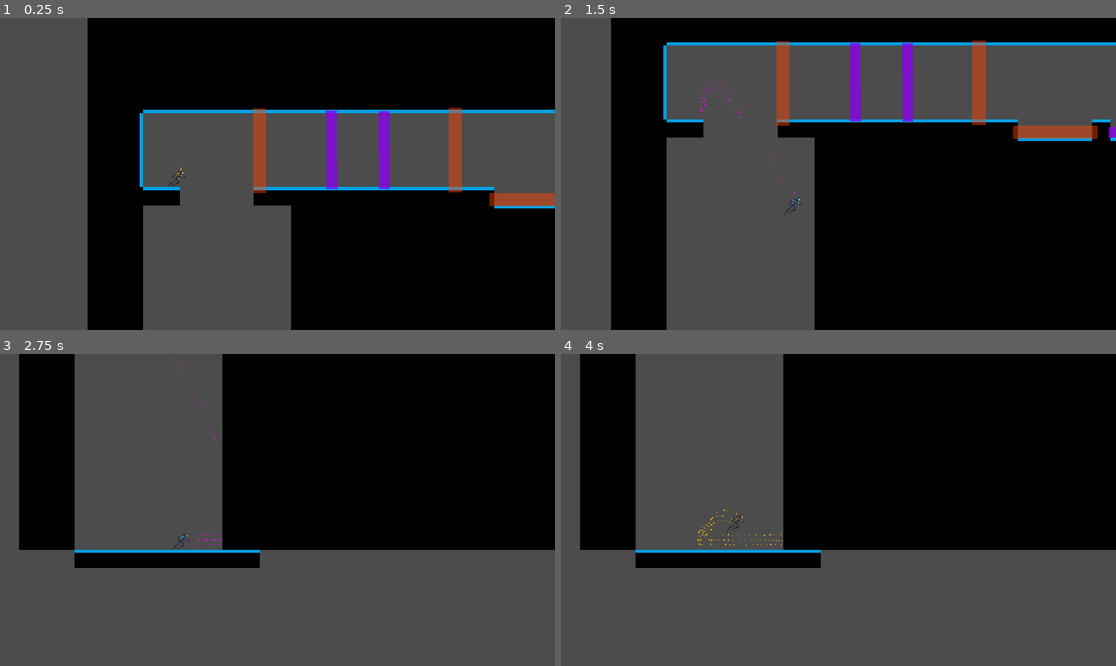
Above: before the commit, frames 1-4 (two rows, left to right).
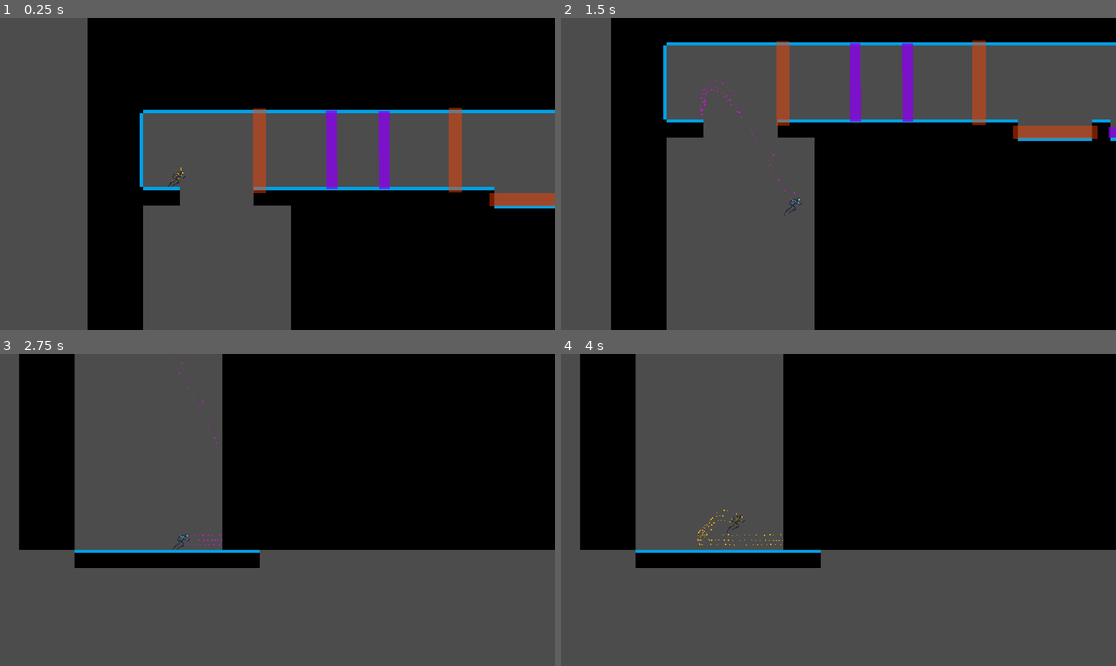
Above: after the commit, the same moments.

Repository: TheChriggu/Speedware
Game: Godot game, scene res://Scenes/MainTestScene.tscn
Two runs of this game, one before a commit and one after it. Both use one fixed random seed, a clock stepped at 60 frames per second and the inputs below. Before the commit the project starts from res://MainTestScene.tscn.
Inputs (mouse positions are in pixels of both pictures, inside the frame that each line leads up to):
- Up to frame 1 (0.25 s): no input
- Up to frame 2 (1.5 s): tap Enter at 0.5 s; move the mouse to (960, 158) at 0.52 s; hold Space (jump) 0.53-1.28 s; hold D (move_right) from 0.53 s (still down); move the mouse to (727, 189) at 1.27 s; right-click (727, 189) at 1.35 s
- Up to frame 3 (2.75 s): tap Space (jump) at 1.52, 1.55, 1.82 s; move the mouse to (333, 441) at 2.02 s; release D (move_right) at 2.03 s; hold A (move_left) from 2.03 s (still down); hold Space (jump) from 2.03 s (still down)
- Up to frame 4 (4 s): move the mouse to (810, 572) at 2.77 s; release A (move_left) at 2.78 s; release Space (jump) at 2.78 s; hold D (move_right) from 2.78 s (still down); right-click (810, 572) at 2.85 s; tap Space (jump) at 3.02, 3.05, 3.32 s; move the mouse to (1005, 556) at 3.52 s; hold Space (jump) from 3.53 s (still down)

The runs differ from the first frame. In frame 2, 0.1% of the frame differs, in the area x 18-99%, y 8-34%; in frame 3, less than 0.1%; in frame 4, less than 0.1%.

Commit message:
Cleaned up most of the files, made a folder structure in the project, some scenes may need their dependencies

Diff:
--- a/GDBaukasten.tscn
+++ /dev/null
@@ -1,54 +0,0 @@
-[gd_scene load_steps=6 format=2]
-
-[ext_resource path="res://Grey_Background.jpg" type="Texture" id=1]
-[ext_resource path="res://tileset.tres" type="TileSet" id=2]
-[ext_resource path="res://player.tscn" type="PackedScene" id=3]
-[ext_resource path="res://LaserOrange.tscn" type="PackedScene" id=4]
-[ext_resource path="res://LaserPurple.tscn" type="PackedScene" id=5]
-
-
-
-
-[node name="GDBaukasten" type="Node" index="0"]
-
-[node name="Sprite" type="Sprite" parent="." index="0"]
-
-position = Vector2( 6354.61, 1522.91 )
-scale = Vector2( 8.97323, 2.90136 )
-texture = ExtResource( 1 )
-
-[node name="TileMap" type="TileMap" parent="." index="1"]
-
-mode = 0
-tile_set = ExtResource( 2 )
-cell_size = Vector2( 64, 64 )
-cell_quadrant_size = 16
-cell_custom_transform = Transform2D( 1, 0, 0, 1, 0, 0 )
-cell_half_offset = 2
-cell_tile_origin = 0
-cell_y_sort = false
-cell_clip_uv = false
-collision_use_kinematic = false
-collision_friction = 1.0
-collision_bounce = 0.0
-collision_layer = 3
-collision_mask = 1
-occluder_light_mask = 1
-format = 1
-tile_data = PoolIntArray( 393217, 0, 0, 393218, 0, 0, 393219, 0, 0, 393220, 0, 0, 393221, 0, 0, 393222, 0, 0, 393223, 0, 0, 393224, 0, 0, 393225, 0, 0, 393226, 0, 0, 393227, 0, 0, 393228, 0, 0, 393229, 0, 0, 393230, 0, 0, 393231, 0, 0, 393232, 0, 0, 393233, 0, 0, 393234, 0, 0, 393235, 0, 0 )
-_sections_unfolded = [ "Collision" ]
-
-[node name="player" parent="." index="2" instance=ExtResource( 3 )]
-
-position = Vector2( 411.692, 303.116 )
-
-[node name="Lasers" type="Node2D" parent="." index="3"]
-
-[node name="LaserGruen" parent="Lasers" index="0" instance=ExtResource( 4 )]
-
-position = Vector2( -706.931, -463.154 )
-
-[node name="LaserRot" parent="Lasers" index="1" instance=ExtResource( 5 )]
-
-position = Vector2( -855.427, -464.511 )
-scale = Vector2( 0.0108389, 0.0941202 )
--- a/ColorBar.tscn
+++ b/Scenes/ColorBar.tscn
@@ -1,8 +1,11 @@
 [gd_scene load_steps=12 format=2]
 
-[ext_resource path="res://Orange_Background.jpg" type="Texture" id=1]
-[ext_resource path="res://ColorSwitchBars.gd" type="Script" id=2]
-[ext_resource path="res://Purple_Background.png" type="Texture" id=3]
+[ext_resource path="res://Images/Orange_Background.jpg" type="Texture" id=1]
+[ext_resource path="res://Scripts/ColorSwitchBars.gd" type="Script" id=2]
+[ext_resource path="res://Images/Purple_Background.png" type="Texture" id=3]
+
+
+
 
 [sub_resource type="Animation" id=1]
 
--- a/KonstantinsTest.tscn
+++ b/Scenes/KonstantinsTest.tscn
@@ -1,12 +1,12 @@
 [gd_scene load_steps=8 format=2]
 
-[ext_resource path="res://White_Background.jpg" type="Texture" id=1]
-[ext_resource path="res://LaserPurple.tscn" type="PackedScene" id=2]
-[ext_resource path="res://LaserOrange.tscn" type="PackedScene" id=3]
-[ext_resource path="res://tileset.tres" type="TileSet" id=4]
-[ext_resource path="res://playerKinematic.tscn" type="PackedScene" id=5]
-[ext_resource path="res://PauseMenu.tscn" type="PackedScene" id=6]
-[ext_resource path="res://ColorBar.tscn" type="PackedScene" id=7]
+[ext_resource path="res://Images/White_Background.jpg" type="Texture" id=1]
+[ext_resource path="res://Scenes/LaserPurple.tscn" type="PackedScene" id=2]
+[ext_resource path="res://Scenes/LaserOrange.tscn" type="PackedScene" id=3]
+[ext_resource path="res://TileSetPlaceholder.tres" type="TileSet" id=4]
+[ext_resource path="res://Scenes/playerKinematic.tscn" type="PackedScene" id=5]
+[ext_resource path="res://Scenes/PauseMenu.tscn" type="PackedScene" id=6]
+[ext_resource path="res://Scenes/ColorBar.tscn" type="PackedScene" id=7]
 
 [node name="Node" type="Node" index="0"]
 
--- a/LaserOrange.tscn
+++ b/Scenes/LaserOrange.tscn
@@ -1,6 +1,6 @@
 [gd_scene load_steps=3 format=2]
 
-[ext_resource path="res://Orange_Background.jpg" type="Texture" id=1]
+[ext_resource path="res://Images/Orange_Background.jpg" type="Texture" id=1]
 
 [sub_resource type="RectangleShape2D" id=1]
 
--- a/LaserPurple.tscn
+++ b/Scenes/LaserPurple.tscn
@@ -1,6 +1,6 @@
 [gd_scene load_steps=3 format=2]
 
-[ext_resource path="res://Purple_Background.png" type="Texture" id=1]
+[ext_resource path="res://Images/Purple_Background.png" type="Texture" id=1]
 
 [sub_resource type="RectangleShape2D" id=1]
 
--- a/MainTestScene.tscn
+++ b/Scenes/MainTestScene.tscn
@@ -1,10 +1,10 @@
 [gd_scene load_steps=6 format=2]
 
-[ext_resource path="res://playerKinematic.tscn" type="PackedScene" id=1]
-[ext_resource path="res://tileset.tres" type="TileSet" id=2]
-[ext_resource path="res://LaserOrange.tscn" type="PackedScene" id=3]
-[ext_resource path="res://LaserPurple.tscn" type="PackedScene" id=4]
-[ext_resource path="res://PauseMenu.tscn" type="PackedScene" id=5]
+[ext_resource path="res://Scenes/playerKinematic.tscn" type="PackedScene" id=1]
+[ext_resource path="res://TileSetPlaceholder.tres" type="TileSet" id=2]
+[ext_resource path="res://Scenes/LaserOrange.tscn" type="PackedScene" id=3]
+[ext_resource path="res://Scenes/LaserPurple.tscn" type="PackedScene" id=4]
+[ext_resource path="res://Scenes/PauseMenu.tscn" type="PackedScene" id=5]
 
 [node name="stage" type="Node"]
 
@@ -40,8 +40,6 @@
 _sections_unfolded = [ "Collision", "Transform" ]
 
 [node name="Lasers" type="Node2D" parent="." index="2"]
-
-editor/display_folded = true
 
 [node name="LaserGruen" parent="Lasers" index="0" instance=ExtResource( 3 )]
 
--- a/PauseMenu.tscn
+++ b/Scenes/PauseMenu.tscn
@@ -1,9 +1,9 @@
 [gd_scene load_steps=3 format=2]
 
-[ext_resource path="res://Pause.gd" type="Script" id=1]
-[ext_resource path="res://01_ui_pause.png" type="Texture" id=2]
+[ext_resource path="res://Scripts/Pause.gd" type="Script" id=1]
+[ext_resource path="res://Images/01_ui_pause.png" type="Texture" id=2]
 
-[node name="PauseMenu" type="CanvasLayer"]
+[node name="PauseMenu" type="CanvasLayer" index="0"]
 
 pause_mode = 2
 layer = 2
--- a/level_physicsTest_01_Chris.tscn
+++ b/Scenes/level_physicsTest_01_Chris.tscn
@@ -1,14 +1,14 @@
 [gd_scene load_steps=8 format=2]
 
-[ext_resource path="res://White_Background.jpg" type="Texture" id=1]
-[ext_resource path="res://LaserPurple.tscn" type="PackedScene" id=2]
-[ext_resource path="res://LaserOrange.tscn" type="PackedScene" id=3]
-[ext_resource path="res://tileset.tres" type="TileSet" id=4]
-[ext_resource path="res://playerKinematic.tscn" type="PackedScene" id=5]
-[ext_resource path="res://ColorBar.tscn" type="PackedScene" id=6]
-[ext_resource path="res://PauseMenu.tscn" type="PackedScene" id=7]
+[ext_resource path="res://Images/White_Background.jpg" type="Texture" id=1]
+[ext_resource path="res://Scenes/LaserPurple.tscn" type="PackedScene" id=2]
+[ext_resource path="res://Scenes/LaserOrange.tscn" type="PackedScene" id=3]
+[ext_resource path="res://TileSetPlaceholder.tres" type="TileSet" id=4]
+[ext_resource path="res://Scenes/playerKinematic.tscn" type="PackedScene" id=5]
+[ext_resource path="res://Scenes/ColorBar.tscn" type="PackedScene" id=6]
+[ext_resource path="res://Scenes/PauseMenu.tscn" type="PackedScene" id=7]
 
-[node name="World" type="Node"]
+[node name="World" type="Node" index="0"]
 
 _sections_unfolded = [ "Pause" ]
 
--- a/playerKinematic.tscn
+++ b/Scenes/playerKinematic.tscn
@@ -1,8 +1,11 @@
 [gd_scene load_steps=9 format=2]
 
-[ext_resource path="res://playerKinematic.gd" type="Script" id=1]
-[ext_resource path="res://Char_Yellow.png" type="Texture" id=2]
-[ext_resource path="res://Char_Purple.png" type="Texture" id=3]
+[ext_resource path="res://Scripts/playerKinematic.gd" type="Script" id=1]
+[ext_resource path="res://Images/Char_Yellow.png" type="Texture" id=2]
+[ext_resource path="res://Images/Char_Purple.png" type="Texture" id=3]
+
+
+
 
 [sub_resource type="ParticlesMaterial" id=1]
 
--- a/tileset_edit.tscn
+++ b/Scenes/tileset_edit.tscn
@@ -1,6 +1,6 @@
 [gd_scene load_steps=2 format=2]
 
-[ext_resource path="res://tiles_demo.png" type="Texture" id=1]
+[ext_resource path="res://Images/tiles_demo.png" type="Texture" id=1]
 
 [node name="Node" type="Node"]
 
@@ -37,6 +37,7 @@
 
 [node name="edge" type="Sprite" parent="." index="1"]
 
+editor/display_folded = true
 position = Vector2( 64, 0 )
 texture = ExtResource( 1 )
 region_enabled = true
--- a/tileset.tres
+++ b/TileSetPlaceholder.tres
@@ -1,6 +1,6 @@
 [gd_resource type="TileSet" load_steps=15 format=2]
 
-[ext_resource path="res://tiles_demo.png" type="Texture" id=1]
+[ext_resource path="res://Images/tiles_demo.png" type="Texture" id=1]
 
 [sub_resource type="ConvexPolygonShape2D" id=1]
 
@@ -81,7 +81,7 @@
 "autotile_coord": Vector2( 0, 0 ),
 "one_way": false,
 "shape": SubResource( 1 ),
-"shape_transform": Transform2D( 1, 0, 0, 1, 32, 32 )
+"shape_transform": Transform2D( 1.01411, 0, 0, 1, 32.7226, 32 )
 } ]
 1/name = "edge"
 1/texture = ExtResource( 1 )
--- a/player.tscn
+++ /dev/null
@@ -1,457 +0,0 @@
-[gd_scene load_steps=19 format=2]
-
-[ext_resource path="res://player.gd" type="Script" id=1]
-[ext_resource path="res://StickmanWhite_Spritesheet.png" type="Texture" id=2]
-
-[sub_resource type="Gradient" id=1]
-
-offsets = PoolRealArray( 0, 1 )
-colors = PoolColorArray( 0.708353, 0.72498, 1, 1, 1, 1, 1, 0 )
-
-[sub_resource type="GradientTexture" id=2]
-
-flags = 4
-gradient = SubResource( 1 )
-width = 2048
-
-[sub_resource type="ParticlesMaterial" id=3]
-
-render_priority = 0
-trail_divisor = 1
-emission_shape = 0
-flag_align_y = false
-flag_rotate_y = false
-flag_disable_z = true
-spread = 65.84
-flatness = 0.0
-gravity = Vector3( 0, -15, 0 )
-initial_velocity = 10.14
-initial_velocity_random = 0.0
-angular_velocity = 200.0
-angular_velocity_random = 1.0
-orbit_velocity = 0.0
-orbit_velocity_random = 0.0
-linear_accel = 100.0
-linear_accel_random = 0.0
-radial_accel = 0.0
-radial_accel_random = 0.0
-tangential_accel = 0.0
-tangential_accel_random = 0.0
-damping = 0.0
-damping_random = 0.0
-angle = 0.0
-angle_random = 0.0
-scale = 1.0
-scale_random = 0.0
-color_ramp = SubResource( 2 )
-hue_variation = 0.0
-hue_variation_random = 0.0
-anim_speed = 0.0
-anim_speed_random = 0.0
-anim_offset = 0.0
-anim_offset_random = 0.0
-anim_loop = false
-
-[sub_resource type="Animation" id=4]
-
-length = 0.01
-loop = true
-step = 0.9
-tracks/0/type = "value"
-tracks/0/path = NodePath("sprite:frame")
-tracks/0/interp = 1
-tracks/0/loop_wrap = true
-tracks/0/imported = false
-tracks/0/enabled = true
-tracks/0/keys = {
-"times": PoolRealArray( 0 ),
-"transitions": PoolRealArray( 1 ),
-"update": 0,
-"values": [ 22 ]
-}
-
-[sub_resource type="Animation" id=5]
-
-length = 0.01
-loop = true
-step = 0.25
-tracks/0/type = "value"
-tracks/0/path = NodePath("sprite:frame")
-tracks/0/interp = 1
-tracks/0/loop_wrap = true
-tracks/0/imported = false
-tracks/0/enabled = true
-tracks/0/keys = {
-"times": PoolRealArray( 0 ),
-"transitions": PoolRealArray( 1 ),
-"update": 0,
-"values": [ 21 ]
-}
-
-[sub_resource type="Animation" id=6]
-
-length = 0.5
-loop = true
-step = 0.25
-tracks/0/type = "value"
-tracks/0/path = NodePath("sprite:frame")
-tracks/0/interp = 1
-tracks/0/loop_wrap = true
-tracks/0/imported = false
-tracks/0/enabled = true
-tracks/0/keys = {
-"times": PoolRealArray( 0 ),
-"transitions": PoolRealArray( 1 ),
-"update": 0,
-"values": [ 26 ]
-}
-
-[sub_resource type="Animation" id=7]
-
-length = 7.0
-loop = true
-step = 0.25
-tracks/0/type = "value"
-tracks/0/path = NodePath("sprite:frame")
-tracks/0/interp = 1
-tracks/0/loop_wrap = true
-tracks/0/imported = false
-tracks/0/enabled = true
-tracks/0/keys = {
-"times": PoolRealArray( 0, 1.25, 1.5, 2, 4.5, 4.75, 5, 5.25 ),
-"transitions": PoolRealArray( 1, 1, 1, 1, 1, 1, 1, 1 ),
-"update": 0,
-"values": [ 16, 17, 18, 16, 19, 20, 19, 16 ]
-}
-
-[sub_resource type="Animation" id=8]
-
-length = 0.5
-loop = true
-step = 0.25
-tracks/0/type = "value"
-tracks/0/path = NodePath("sprite:frame")
-tracks/0/interp = 1
-tracks/0/loop_wrap = true
-tracks/0/imported = false
-tracks/0/enabled = true
-tracks/0/keys = {
-"times": PoolRealArray( 0 ),
-"transitions": PoolRealArray( 1 ),
-"update": 0,
-"values": [ 25 ]
-}
-
-[sub_resource type="Animation" id=9]
-
-length = 0.5
-loop = true
-step = 0.25
-tracks/0/type = "value"
-tracks/0/path = NodePath("sprite:frame")
-tracks/0/interp = 1
-tracks/0/loop_wrap = true
-tracks/0/imported = false
-tracks/0/enabled = true
-tracks/0/keys = {
-"times": PoolRealArray( 0, 0.5, 1 ),
-"transitions": PoolRealArray( 1, 1, 1 ),
-"update": 0,
-"values": [ 23, 24, 23 ]
-}
-
-[sub_resource type="Animation" id=10]
-
-length = 0.5
-loop = true
-step = 0.25
-tracks/0/type = "value"
-tracks/0/path = NodePath("sprite:frame")
-tracks/0/interp = 1
-tracks/0/loop_wrap = true
-tracks/0/imported = false
-tracks/0/enabled = true
-tracks/0/keys = {
-"times": PoolRealArray( 0 ),
-"transitions": PoolRealArray( 1 ),
-"update": 0,
-"values": [ 26 ]
-}
-
-[sub_resource type="Animation" id=11]
-
-length = 1.6
-loop = true
-step = 0.03
-tracks/0/type = "value"
-tracks/0/path = NodePath("sprite:frame")
-tracks/0/interp = 1
-tracks/0/loop_wrap = true
-tracks/0/imported = false
-tracks/0/enabled = true
-tracks/0/keys = {
-"times": PoolRealArray( 0, 0.48, 0.71, 0.91, 1.16, 1.51 ),
-"transitions": PoolRealArray( 1, 1, 1, 1, 1, 1 ),
-"update": 0,
-"values": [ 0, 1, 2, 3, 4, 0 ]
-}
-
-[sub_resource type="Animation" id=12]
-
-length = 1.25
-loop = true
-step = 0.25
-tracks/0/type = "value"
-tracks/0/path = NodePath("sprite:frame")
-tracks/0/interp = 1
-tracks/0/loop_wrap = true
-tracks/0/imported = false
-tracks/0/enabled = true
-tracks/0/keys = {
-"times": PoolRealArray( 0, 0.25, 0.5, 0.75, 1, 1.25 ),
-"transitions": PoolRealArray( 1, 1, 1, 1, 1, 1 ),
-"update": 0,
-"values": [ 5, 6, 7, 8, 9, 5 ]
-}
-
-[sub_resource type="Animation" id=13]
-
-length = 1.25
-loop = true
-step = 0.25
-tracks/0/type = "value"
-tracks/0/path = NodePath("sprite:frame")
-tracks/0/interp = 1
-tracks/0/loop_wrap = true
-tracks/0/imported = false
-tracks/0/enabled = true
-tracks/0/keys = {
-"times": PoolRealArray( 0, 0.25, 0.5, 0.75, 1, 1.25 ),
-"transitions": PoolRealArray( 1, 1, 1, 1, 1, 1 ),
-"update": 0,
-"values": [ 10, 11, 12, 13, 14, 5 ]
-}
-
-[sub_resource type="RayShape2D" id=14]
-
-custom_solver_bias = 0.5
-length = 20.0
-
-[sub_resource type="Animation" id=15]
-
-resource_name = "switchToGreen"
-length = 1.0
-loop = false
-step = 0.1
-tracks/0/type = "value"
-tracks/0/path = NodePath(".:collision_mask")
-tracks/0/interp = 1
-tracks/0/loop_wrap = true
-tracks/0/imported = false
-tracks/0/enabled = true
-tracks/0/keys = {
-"times": PoolRealArray( 0 ),
-"transitions": PoolRealArray( 1 ),
-"update": 1,
-"values": [ 5 ]
-}
-tracks/1/type = "value"
-tracks/1/path = NodePath("sprite:modulate")
-tracks/1/interp = 1
-tracks/1/loop_wrap = true
-tracks/1/imported = false
-tracks/1/enabled = true
-tracks/1/keys = {
-"times": PoolRealArray( 0 ),
-"transitions": PoolRealArray( 1 ),
-"update": 0,
-"values": [ Color( 1, 0.540863, 0.00390625, 1 ) ]
-}
-tracks/2/type = "value"
-tracks/2/path = NodePath(".:collision_layer")
-tracks/2/interp = 1
-tracks/2/loop_wrap = true
-tracks/2/imported = false
-tracks/2/enabled = true
-tracks/2/keys = {
-"times": PoolRealArray( 0 ),
-"transitions": PoolRealArray( 1 ),
-"update": 1,
-"values": [ 5 ]
-}
-
-[sub_resource type="Animation" id=16]
-
-resource_name = "switchToRed"
-length = 1.0
-loop = false
-step = 0.1
-tracks/0/type = "value"
-tracks/0/path = NodePath(".:collision_layer")
-tracks/0/interp = 1
-tracks/0/loop_wrap = true
-tracks/0/imported = false
-tracks/0/enabled = true
-tracks/0/keys = {
-"times": PoolRealArray( 0 ),
-"transitions": PoolRealArray( 1 ),
-"update": 1,
-"values": [ 6 ]
-}
-tracks/1/type = "value"
-tracks/1/path = NodePath(".:collision_mask")
-tracks/1/interp = 1
-tracks/1/loop_wrap = true
-tracks/1/imported = false
-tracks/1/enabled = true
-tracks/1/keys = {
-"times": PoolRealArray( 0 ),
-"transitions": PoolRealArray( 1 ),
-"update": 1,
-"values": [ 6 ]
-}
-tracks/2/type = "value"
-tracks/2/path = NodePath("sprite:modulate")
-tracks/2/interp = 1
-tracks/2/loop_wrap = true
-tracks/2/imported = false
-tracks/2/enabled = true
-tracks/2/keys = {
-"times": PoolRealArray( 0 ),
-"transitions": PoolRealArray( 1 ),
-"update": 0,
-"values": [ Color( 0.664063, 0, 1, 1 ) ]
-}
-
-[node name="player" type="RigidBody2D"]
-
-input_pickable = false
-collision_layer = 5
-collision_mask = 5
-mode = 2
-mass = 3.0
-friction = 0.0
-bounce = 0.0
-gravity_scale = 1.0
-custom_integrator = true
-continuous_cd = 0
-contacts_reported = 3
-contact_monitor = false
-sleeping = false
-can_sleep = true
-linear_velocity = Vector2( 0, 0 )
-linear_damp = -1.0
-angular_velocity = 0.0
-angular_damp = -1.0
-script = ExtResource( 1 )
-_sections_unfolded = [ "Collision" ]
-WALK_ACCEL = 1500.0
-WALK_DEACCEL = 800.0
-WALK_MAX_VELOCITY = 400.0
-AIR_ACCEL = 1200.0
-AIR_DEACCEL = 200.0
-JUMP_VELOCITY = 200
-STOP_JUMP_FORCE = 600.0
-isGreen = true
-
-[node name="sprite" type="Sprite" parent="." index="0"]
-
-modulate = Color( 1, 0.540863, 0.00390625, 1 )
-texture = ExtResource( 2 )
-vframes = 2
-hframes = 16
-_sections_unfolded = [ "Animation", "Visibility" ]
-
-[node name="smoke" type="Particles2D" parent="sprite" index="0"]
-
-self_modulate = Color( 1, 1, 1, 0.26702 )
-position = Vector2( 20.7312, 3.21187 )
-rotation = -1.45648
-emitting = false
-amount = 8
-lifetime = 0.3
-one_shot = true
-preprocess = 0.0
-speed_scale = 1.0
-explosiveness = 1.0
-randomness = 0.0
-fixed_fps = 0
-fract_delta = true
-visibility_rect = Rect2( -100, -100, 200, 200 )
-local_coords = false
-draw_order = 97
-process_material = SubResource( 3 )
-texture = null
-normal_map = null
-h_frames = 1
-v_frames = 1
-
-[node name="anim" type="AnimationPlayer" parent="." index="1"]
-
-root_node = NodePath("..")
-autoplay = ""
-playback_process_mode = 1
-playback_default_blend_time = 0.0
-playback_speed = 1.0
-anims/crouch = SubResource( 4 )
-anims/falling = SubResource( 5 )
-anims/falling_weapon = SubResource( 6 )
-anims/idle = SubResource( 7 )
-anims/idle_weapon = SubResource( 8 )
-anims/jumping = SubResource( 9 )
-anims/jumping_weapon = SubResource( 10 )
-anims/run = SubResource( 11 )
-anims/run_weapon = SubResource( 12 )
-anims/standing_weapon_ready = SubResource( 13 )
-blend_times = [  ]
-_sections_unfolded = [ "Playback Options" ]
-
-[node name="camera" type="Camera2D" parent="." index="2"]
-
-position = Vector2( 283.471, -7.89832 )
-anchor_mode = 1
-rotating = false
-current = true
-zoom = Vector2( 1, 1 )
-limit_left = 0
-limit_top = 0
-limit_right = 10000000
-limit_bottom = 10000000
-limit_smoothed = false
-drag_margin_h_enabled = true
-drag_margin_v_enabled = true
-smoothing_enabled = false
-smoothing_speed = 5.0
-offset_v = 0.0
-offset_h = 0.0
-drag_margin_left = 0.2
-drag_margin_top = 0.2
-drag_margin_right = 0.2
-drag_margin_bottom = 0.2
-editor_draw_screen = true
-editor_draw_limits = false
-editor_draw_drag_margin = false
-
-[node name="CollisionShape2D" type="CollisionShape2D" parent="." index="3"]
-
-position = Vector2( 0.327437, -26.5395 )
-scale = Vector2( 1.28855, 1.76469 )
-shape = SubResource( 14 )
-
-[node name="CollisionPolygon2D" type="CollisionPolygon2D" parent="." index="4"]
-
-position = Vector2( -2.05371, 2.14639 )
-scale = Vector2( 1.44388, 1 )
-build_mode = 0
-polygon = PoolVector2Array( -3.40321, 20.2215, 2.09699, -22.0624, 5.21871, -18.1989, 2.54294, 20.0068 )
-
-[node name="AnimationPlayer" type="AnimationPlayer" parent="." index="5"]
-
-root_node = NodePath("..")
-autoplay = ""
-playback_process_mode = 1
-playback_default_blend_time = 0.0
-playback_speed = 1.0
-anims/switchToGreen = SubResource( 15 )
-anims/switchToRed = SubResource( 16 )
-blend_times = [  ]
--- a/project.godot
+++ b/project.godot
@@ -11,7 +11,7 @@
 [application]
 
 config/name="LaserLabsv1"
-run/main_scene="res://MainTestScene.tscn"
+run/main_scene="res://Scenes/MainTestScene.tscn"
 config/icon="res://icon.png"
 
 [display]
Renamed: 01_ui_pause.png -> Images/01_ui_pause.png
Not shown, changed: Images/01_ui_pause.png.import
Renamed: Black_Background.png -> Images/Black_Background.png
Not shown, changed: Images/Black_Background.png.import
Renamed: Char.png -> Images/Char.png
Not shown, changed: Images/Char.png.import
Renamed: Char_Purple.png -> Images/Char_Purple.png
Not shown, changed: Images/Char_Purple.png.import
Renamed: Char_Yellow.png -> Images/Char_Yellow.png
Not shown, changed: Images/Char_Yellow.png.import
Renamed: Cyan_Background.jpg -> Images/Cyan_Background.jpg
Not shown, changed: Images/Cyan_Background.jpg.import
(and 30 more such lines)
